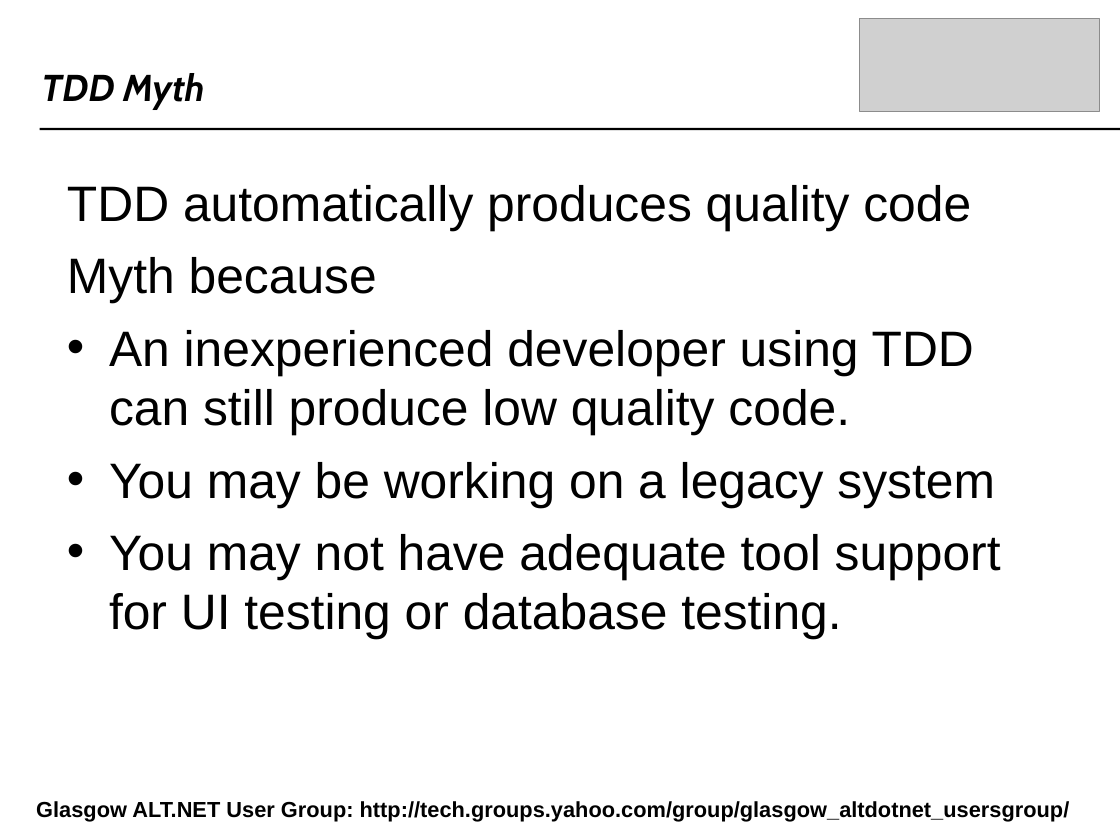
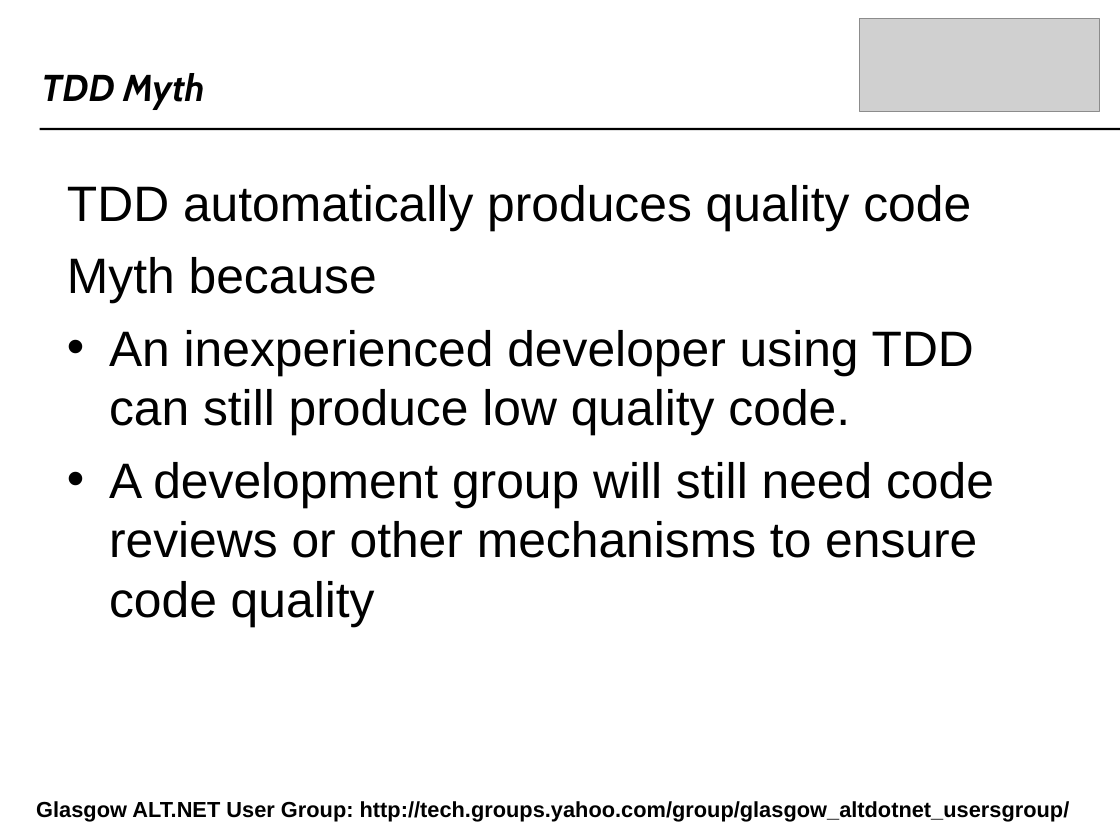
Before and after one commit to craignicol/scotaltdotnet, a slide deck: slide 44 of belfast/IOC-TDD-And Testability.ppt. Drawn at 1120x840 pixels with LibreOffice and Linux fonts; fonts in the diff are those of the drawing; grey boxes stand for pictures; background and template pictures are left out. Boxes give left, top, right and bottom in pixels: in the first picture for what was removed or moved away, otherwise in the second. Text is boxed around its words. In the diff, an @@ line names an element or a change of style, - is before the commit and + after.

Commit message:
IOC Talk updated

```diff
--- a/belfast/IOC-TDD-And Testability.ppt
+++ b/belfast/IOC-TDD-And Testability.ppt
@@ text at [109,462,994,627]: text changed @@
-• You may be working on a legacy system
-• You may not have adequate tool support for UI testing or database testing.
+• A development group will still need code reviews or other mechanisms to ensure code quality
```
Also in this commit, not shown: 2 other slides changed, 1 other file.
